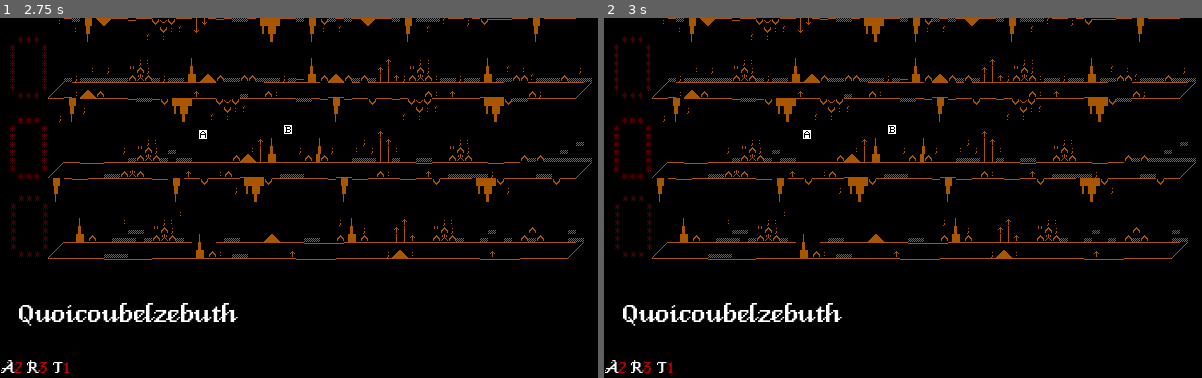
Above: before the commit, frames 1-2 (left to right).
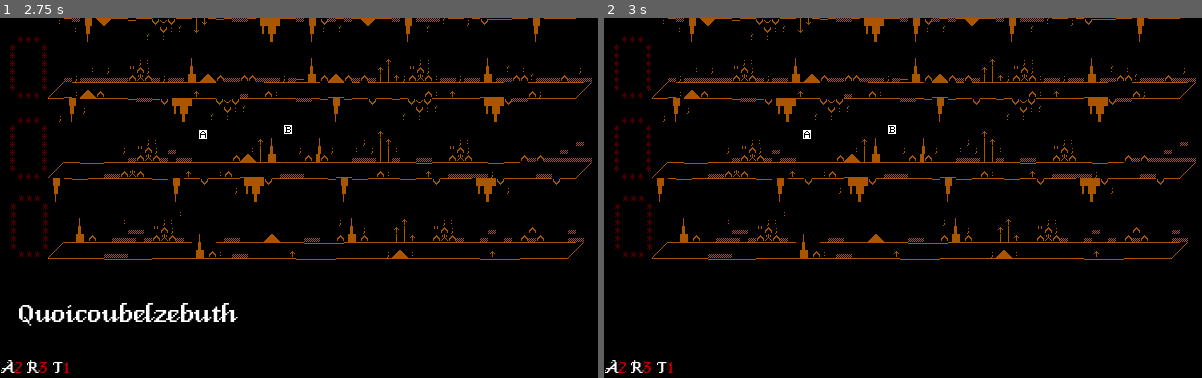
Above: after the commit, the same moments.

Repository: Caberu/AlphabelzebuthLeVrai
Game: Godot game, scene res://Scenes/main.tscn
Two runs of this game, one before a commit and one after it. Both use one fixed random seed, a clock stepped at 60 frames per second and the inputs below.
Inputs (mouse positions are in pixels of both pictures, inside the frame that each line leads up to):
- Up to frame 1 (2.75 s): click (47, 57) at 0.52 s; click (47, 57) at 1.27 s; click (47, 57) at 2.02 s
- Up to frame 2 (3 s): tap Enter at 2.75 s; tap Space (test) at 2.85 s

Frame 1 is identical in both runs. In frame 2, 0.9% of the frame differs, in the area x 3-40%, y 79-86%.

Commit message:
nom de démon custom

Diff:
--- a/Scenes/DemonCreator.gd
+++ b/Scenes/DemonCreator.gd
@@ -1,7 +1,7 @@
 extends Node2D
 
 func get_hp(demon_name : String) -> int:
-	return int(float(len(demon_name))/2)
+	return int(float(len(demon_name)))
 
 func get_sprite(demon_name : String) -> Texture2D:
 	return load("res://sprite_alphabelzebuth.png")
--- a/Scenes/Portal.gd
+++ b/Scenes/Portal.gd
@@ -35,6 +35,6 @@
 
 func instantiate_demon(scene : PackedScene):
 	var instance : Node2D = scene.instantiate()
-	instance.get_node("DemonCreator").initialize("Quoicoubakaaa")
+	instance.get_node("DemonCreator").initialize(word.word.reverse())
 	$"../Demons".add_child(instance)
 	instance.global_position = global_position
--- a/Scenes/main.tscn
+++ b/Scenes/main.tscn
@@ -114,6 +114,7 @@
 [node name="LeFrench" type="Node" parent="."]
 script = ExtResource("11_d2and")
 
+[connection signal="on_true_text_changed" from="UI/TextEdit" to="UI/IncantationDisplay" method="_on_text_edit_text_changed"]
 [connection signal="text_changed" from="UI/TextEdit" to="UI/TextEdit" method="_on_text_changed"]
 
 [editable path="Game/Line"]
Not shown: 1 places in Scenes/main.tscn that only renumber resources
